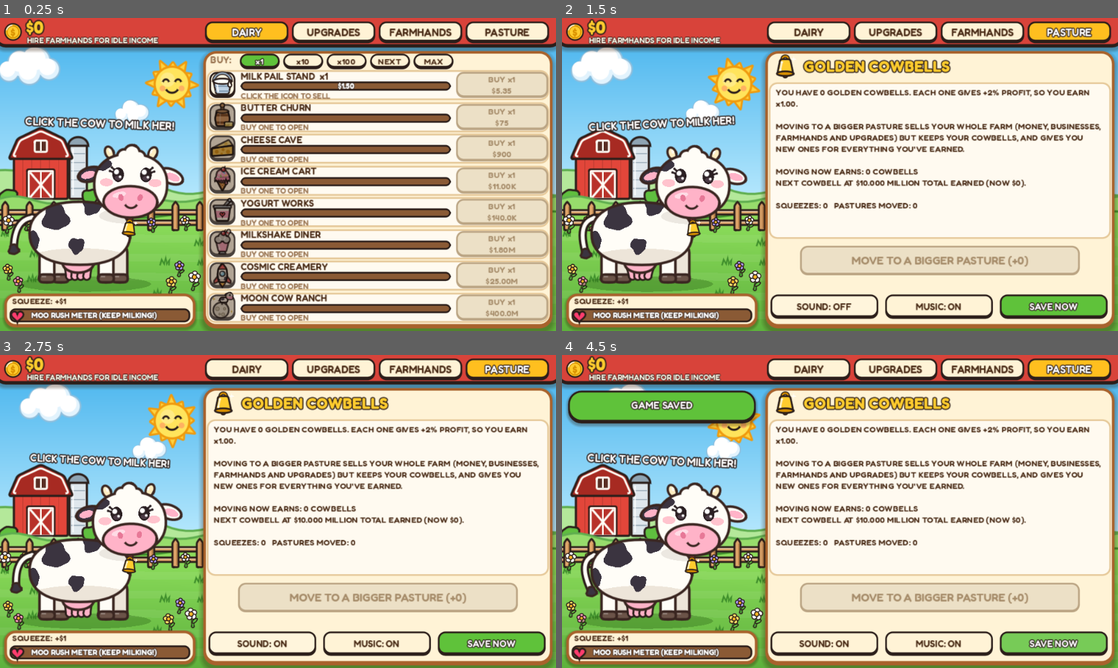
Above: before the commit, frames 1-4 (two rows, left to right).
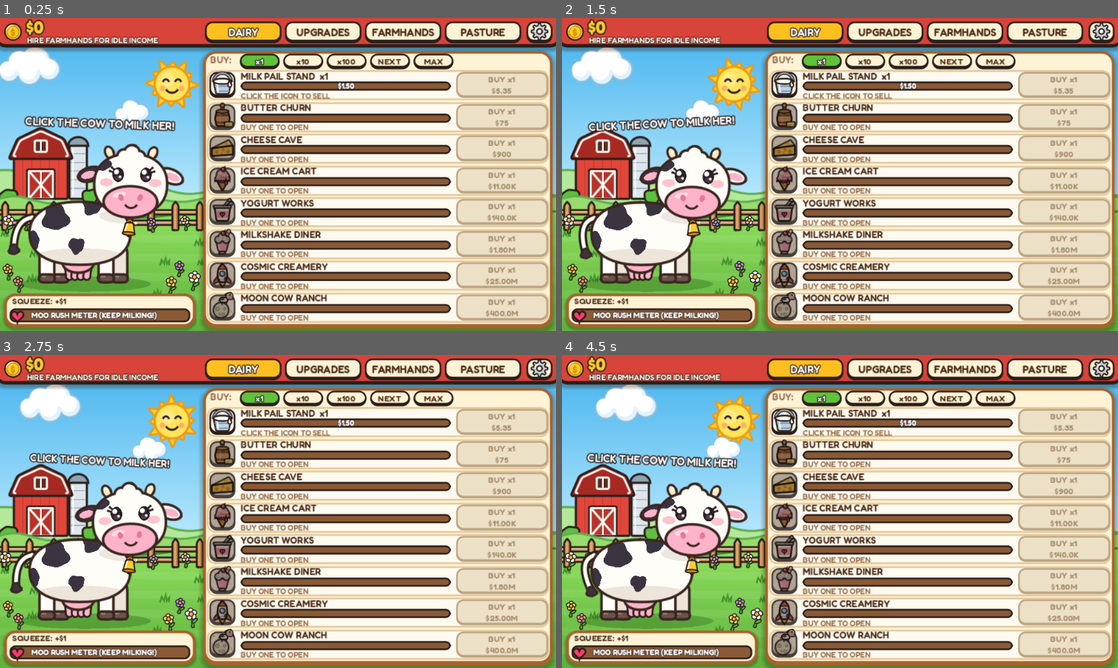
Above: after the commit, the same moments.

Repository: mwgit993/idlegame
Game: Godot game, scene res://scenes/main.tscn
Two runs of this game, one before a commit and one after it. Both use one fixed random seed, a clock stepped at 60 frames per second and the inputs below.
Inputs (mouse positions are in pixels of both pictures, inside the frame that each line leads up to):
- Up to frame 1 (0.25 s): no input
- Up to frame 2 (1.5 s): click (1101, 33) at 0.52 s; click (823, 305) at 1.25 s, where only the run before the commit has a clickable "SOUND: ON"
- Up to frame 3 (2.75 s): click (261, 642) at 2 s, where only the run before the commit has a clickable "SOUND: OFF"
- Up to frame 4 (4.5 s): click (940, 642) at 2.75 s, where only the run before the commit has a clickable "MUSIC: ON"; click (940, 642) at 3.5 s, where only the run before the commit has a clickable "MUSIC: OFF"; click (1051, 642) at 4.25 s, where only the run before the commit has a clickable "SAVE NOW"

The runs differ from the first frame. In frame 1, 1.9% of the frame differs, in the area x 41-100%, y 1-9%; in frame 2, 43%; in frame 3, 43%; in frame 4, 47%, in the area x 0-100%, y 1-98%.

Commit message:
Add a settings button: fullscreen, music and sound volume, number style
A gear at the right end of the top bar (the tabs got 8 px narrower to make
room) opens a SETTINGS popup:
- DISPLAY: windowed / fullscreen (also F11), saved and applied at startup
- MUSIC and SOUND: volume in 10% steps from OFF to 100%
- NUMBERS: $1.500 BILLION / $1.50B / $1.500e9 for numbers from a million up
- SAVE NOW, and DONE

The SOUND / MUSIC / SAVE NOW row moves off the PASTURE tab into the popup.
The popup is modal like the welcome-back one and works with a controller:
it takes the selection, B / Esc / DONE / a click outside close it, and START
opens it from anywhere.

Fmt gets a hand-built Fmt.sci: GDScript's % has no %e, so the old fallback
past duodecillion ("%.3e") raised a script error instead of a number.

Smoke test: _smoke_check_settings covers opening from the gear and START,
the selection staying inside, volume steps and limits, every number style,
the fullscreen flag, save + load, and every way to close.

Co-Authored-By: Claude Opus 5.5 <noreply@anthropic.com>
Claude-Session: https://claude.ai/code/session_01QzWfS8HhLXZgxrKCXtHNUQ

Diff:
--- a/scripts/autoload/farm.gd
+++ b/scripts/autoload/farm.gd
@@ -5,6 +5,7 @@
 # clicks. Balance numbers are in game_data.gd.
 
 const Data = preload("res://scripts/game_data.gd")
+const Fmt = preload("res://scripts/num_fmt.gd")
 const SAVE_VERSION: int = 1
 const AUTOSAVE_SECONDS: float = 10.0
 
@@ -30,6 +31,7 @@
 var rush_left: float = 0.0
 var sfx_volume: float = 0.8
 var music_volume: float = 0.6
+var fullscreen: bool = false  # Settings -> DISPLAY; apply_display() applies it
 var last_offline_earned: float = 0.0
 var last_offline_seconds: int = 0
 
@@ -44,6 +46,26 @@
 	reset_pasture()
 	if "--smoke-test" not in OS.get_cmdline_user_args():
 		load_game()
+		apply_display()
+
+
+# Puts the window in or out of fullscreen to match `fullscreen`. A maximized window counts as
+# windowed and is left alone.
+func apply_display() -> void:
+	if DisplayServer.get_name() == "headless":
+		return
+	var mode: DisplayServer.WindowMode = DisplayServer.window_get_mode()
+	var is_fs: bool = mode == DisplayServer.WINDOW_MODE_FULLSCREEN or mode == DisplayServer.WINDOW_MODE_EXCLUSIVE_FULLSCREEN
+	if is_fs != fullscreen:
+		DisplayServer.window_set_mode(DisplayServer.WINDOW_MODE_FULLSCREEN if fullscreen else DisplayServer.WINDOW_MODE_WINDOWED)
+
+
+# True if the window is fullscreen right now (the player may have used the OS's own button).
+func window_is_fullscreen() -> bool:
+	if DisplayServer.get_name() == "headless":
+		return fullscreen
+	var mode: DisplayServer.WindowMode = DisplayServer.window_get_mode()
+	return mode == DisplayServer.WINDOW_MODE_FULLSCREEN or mode == DisplayServer.WINDOW_MODE_EXCLUSIVE_FULLSCREEN
 
 
 func biz_count() -> int:
@@ -342,6 +364,8 @@
 		"pastures_moved": pastures_moved,
 		"sfx_volume": sfx_volume,
 		"music_volume": music_volume,
+		"fullscreen": fullscreen,
+		"number_style": Fmt.style,
 	}
 	var f: FileAccess = FileAccess.open(save_path, FileAccess.WRITE)
 	if f == null:
@@ -388,6 +412,8 @@
 	pastures_moved = int(d.get("pastures_moved", 0))
 	sfx_volume = clampf(float(d.get("sfx_volume", 0.8)), 0.0, 1.0)
 	music_volume = clampf(float(d.get("music_volume", 0.6)), 0.0, 1.0)
+	fullscreen = bool(d.get("fullscreen", false))
+	Fmt.style = clampi(int(d.get("number_style", 0)), 0, Fmt.STYLE_COUNT - 1)
 	var saved_at: int = int(d.get("saved_at", 0))
 	var away: int = int(Time.get_unix_time_from_system()) - saved_at
 	if saved_at > 0 and away > 0:
--- a/scripts/autoload/pixel_art.gd
+++ b/scripts/autoload/pixel_art.gd
@@ -22,7 +22,7 @@
 
 const ICONS: Array[String] = [
 	"pail", "churn", "cheese", "icecream", "yogurt", "diner", "cosmic", "moon",
-	"coin", "bell", "farmhand", "drop", "star",
+	"coin", "bell", "farmhand", "drop", "star", "gear",
 ]
 const LW: float = 2.2  # icon outline width, in the 32-unit icon box
 const WGHT_TAG: int = 0x77676874  # OpenType 'wght' axis
@@ -225,6 +225,8 @@
 			_icon_drop(ci)
 		"star":
 			_icon_star(ci)
+		"gear":
+			_icon_gear(ci)
 		_:
 			push_warning("Art.draw_icon: unknown icon '%s'" % id)
 			_icon_coin(ci)
@@ -464,6 +466,21 @@
 	ci.draw_arc(Vector2(0, 3.5), 2.6, 0.2 * PI, 0.8 * PI, 8, INK, 1.4, true)
 
 
+# The settings button: a chunky 8-tooth cog with a cream hole.
+func _icon_gear(ci: CanvasItem) -> void:
+	var pts: PackedVector2Array = PackedVector2Array()
+	var step: float = TAU / 8.0
+	for i: int in range(8):
+		var a: float = step * float(i)
+		pts.append(Vector2.from_angle(a - step * 0.3) * 10.5)
+		pts.append(Vector2.from_angle(a - step * 0.18) * 14.5)
+		pts.append(Vector2.from_angle(a + step * 0.18) * 14.5)
+		pts.append(Vector2.from_angle(a + step * 0.3) * 10.5)
+	fill(ci, round_poly(pts, 1.4, 2), Color("#c4ced8"))
+	ci.draw_arc(Vector2.ZERO, 8.0, PI * 1.05, PI * 1.45, 8, Color(1, 1, 1, 0.75), 2.0, true)
+	fill(ci, ellipse(Vector2.ZERO, 4.6, 4.6), Color("#fff3d6"))
+
+
 # A twinkly four-point star (the cow and the farm use it too).
 func sparkle(ci: CanvasItem, c: Vector2, r: float, col: Color) -> void:
 	ci.draw_colored_polygon(round_poly(star(c, r, r * 0.32, 4, 0.0), r * 0.15, 2), col)
--- a/scripts/main.gd
+++ b/scripts/main.gd
@@ -87,8 +87,16 @@
 var hand_sub_lbls: Array[Label] = []
 var pasture_lbl: Label
 var move_btn: Button
-var sfx_btn: Button
-var music_btn: Button
+var settings_btn: Button             # the gear at the right end of the top bar
+var settings_panel: Control
+var settings_card: Panel
+var set_display_btn: Button
+var set_music_lbl: Label
+var set_sfx_lbl: Label
+var set_music_btns: Array[Button] = []  # [-, +]
+var set_sfx_btns: Array[Button] = []    # [-, +]
+var set_numbers_btn: Button
+var _settings_done_btn: Button
 # Welcome-back popup
 var offline_panel: Control
 var offline_card: Panel
@@ -344,6 +352,7 @@
 	toast_lbl.autowrap_mode = TextServer.AUTOWRAP_WORD_SMART
 
 	_build_offline_popup()
+	_build_settings_popup()
 	nav_hl = _canvas(ui, Rect2(0.0, 0.0, W, H), func(_c: Control) -> void: _draw_nav())
 
 
@@ -383,9 +392,14 @@
 	money_lbl.vertical_alignment = VERTICAL_ALIGNMENT_CENTER
 	rate_lbl = _label(ui, Vector2(31.0, 20.0), Vector2(200.0, 12.0), "", COL_LIGHT, FS_SMALL, 3)
 	for t: int in range(4):
-		var b: Button = _button(ui, Vector2(RX - 4.0 + float(t) * 100.0, 4.0), Vector2(96.0, 25.0), TAB_NAMES[t], _set_tab.bind(t), "cream", 12)
+		var b: Button = _button(ui, Vector2(RX - 4.0 + float(t) * 92.0, 4.0), Vector2(88.0, 25.0), TAB_NAMES[t], _set_tab.bind(t), "cream", 12)
 		b.draw.connect(_draw_tab_badge.bind(b, t))
 		tab_btns.append(b)
+	settings_btn = _button(ui, Vector2(RX - 4.0 + 4.0 * 92.0 + 2.0, 4.0), Vector2(30.0, 25.0), "", _open_settings, "cream", 12)
+	settings_btn.tooltip_text = "SETTINGS"
+	settings_btn.draw.connect(func() -> void:
+		var dy: float = 1.0 if settings_btn.button_pressed else 0.0
+		Art.draw_icon(settings_btn, "gear", settings_btn.size * 0.5 + Vector2(0.0, dy - 1.0), 21.0))
 
 
 func _row_card(page: Control, ry: float, h: float) -> Panel:
@@ -459,18 +473,11 @@
 	var title: Label = _label(page, Vector2(RX + 38.0, 42.0), Vector2(300.0, 28.0), "GOLDEN COWBELLS", COL_GOLD, 18, 5)
 	title.add_theme_font_override("font", Art.font_bold)
 	title.vertical_alignment = VERTICAL_ALIGNMENT_CENTER
-	_row_card(page, 74.0, 180.0)
-	pasture_lbl = _label(page, Vector2(RX + 6.0, 79.0), Vector2(380.0, 172.0), "", COL_TEXT, 10)
+	_row_card(page, 74.0, 214.0)
+	pasture_lbl = _label(page, Vector2(RX + 6.0, 79.0), Vector2(380.0, 206.0), "", COL_TEXT, 10)
 	pasture_lbl.autowrap_mode = TextServer.AUTOWRAP_WORD_SMART
 	pasture_lbl.add_theme_constant_override("line_spacing", 0)
-	move_btn = _button(page, Vector2(RX + 34.0, 262.0), Vector2(322.0, 34.0), "", _on_move_pasture, "gold", 13)
-	sfx_btn = _button(page, Vector2(RX, 318.0), Vector2(124.0, 28.0), "", _on_sfx_toggle, "cream", 11)
-	music_btn = _button(page, Vector2(RX + 132.0, 318.0), Vector2(124.0, 28.0), "", _on_music_toggle, "cream", 11)
-	_button(page, Vector2(RX + 264.0, 318.0), Vector2(124.0, 28.0), "SAVE NOW", func() -> void:
-		Farm.save_game()
-		Sfx.play("ui")
-		_toast("GAME SAVED", COL_GREEN)
-	, "green", 11)
+	move_btn = _button(page, Vector2(RX + 34.0, 302.0), Vector2(322.0, 38.0), "", _on_move_pasture, "gold", 13)
 
 
 func _build_offline_popup() -> void:
@@ -515,6 +522,132 @@
 	, "green", 16)
 
 
+# The gear's popup: DISPLAY (windowed / fullscreen), MUSIC and SOUND volume in 10% steps,
+# NUMBERS (how big numbers are written), SAVE NOW and DONE. Every change saves at once.
+func _build_settings_popup() -> void:
+	settings_panel = Control.new()
+	settings_panel.size = Vector2(W, H)
+	settings_panel.visible = false
+	ui.add_child(settings_panel)
+	var dim: ColorRect = ColorRect.new()
+	dim.size = Vector2(W, H)
+	dim.color = Color(0.1, 0.05, 0.02, 0.45)
+	dim.gui_input.connect(func(ev: InputEvent) -> void:  # a click outside the card closes it
+		if ev is InputEventMouseButton and (ev as InputEventMouseButton).pressed:
+			_close_settings())
+	settings_panel.add_child(dim)
+
+	settings_card = Panel.new()
+	settings_card.position = Vector2(170.0, 66.0)
+	settings_card.size = Vector2(300.0, 236.0)
+	settings_card.pivot_offset = settings_card.size * 0.5
+	settings_card.add_theme_stylebox_override("panel", _sb(COL_CREAM, COL_WOOD, 4, 18, 6, 10))
+	settings_panel.add_child(settings_card)
+	var ribbon: Panel = _panel(settings_card, Rect2(40.0, -16.0, 220.0, 38.0), _sb(COL_BARN, INK, 2, 12, 5, 3))
+	var title: Label = _label(ribbon, Vector2(0.0, 0.0), Vector2(220.0, 33.0), "SETTINGS", Color.WHITE, 20, 5)
+	title.add_theme_font_override("font", Art.font_bold)
+	title.horizontal_alignment = HORIZONTAL_ALIGNMENT_CENTER
+	title.vertical_alignment = VERTICAL_ALIGNMENT_CENTER
+
+	var names: Array[String] = ["DISPLAY", "MUSIC", "SOUND", "NUMBERS"]
+	for r: int in range(names.size()):
+		var lbl: Label = _label(settings_card, Vector2(20.0, 34.0 + 36.0 * float(r)), Vector2(100.0, 30.0), names[r], COL_TEXT, 12)
+		lbl.vertical_alignment = VERTICAL_ALIGNMENT_CENTER
+	set_display_btn = _button(settings_card, Vector2(122.0, 34.0), Vector2(160.0, 30.0), "", _toggle_fullscreen, "cream", 11)
+	for r: int in range(2):
+		var music: bool = r == 0
+		var y: float = 70.0 + 36.0 * float(r)
+		var minus: Button = _button(settings_card, Vector2(122.0, y), Vector2(38.0, 30.0), "-", _adjust_volume.bind(music, -1), "cream", 16)
+		var val: Label = _label(settings_card, Vector2(160.0, y), Vector2(84.0, 30.0), "", COL_TEXT, 13)
+		val.horizontal_alignment = HORIZONTAL_ALIGNMENT_CENTER
+		val.vertical_alignment = VERTICAL_ALIGNMENT_CENTER
+		var plus: Button = _button(settings_card, Vector2(244.0, y), Vector2(38.0, 30.0), "+", _adjust_volume.bind(music, 1), "cream", 16)
+		if music:
+			set_music_lbl = val
+			set_music_btns = [minus, plus]
+		else:
+			set_sfx_lbl = val
+			set_sfx_btns = [minus, plus]
+	set_numbers_btn = _button(settings_card, Vector2(122.0, 142.0), Vector2(160.0, 30.0), "", _cycle_number_style, "cream", 11)
+	_button(settings_card, Vector2(20.0, 188.0), Vector2(124.0, 32.0), "SAVE NOW", func() -> void:
+		Farm.save_game()
+		Sfx.play("ui")
+		_toast("GAME SAVED", COL_GREEN)
+	, "cream", 12)
+	_settings_done_btn = _button(settings_card, Vector2(156.0, 188.0), Vector2(126.0, 32.0), "DONE", _close_settings, "green", 14)
+
+
+func _open_settings() -> void:
+	if offline_panel.visible or settings_panel.visible:
+		return
+	Farm.fullscreen = Farm.window_is_fullscreen()
+	_refresh_settings()
+	settings_panel.visible = true
+	settings_card.scale = Vector2(0.5, 0.5)
+	var tw: Tween = settings_card.create_tween()
+	tw.tween_property(settings_card, "scale", Vector2.ONE, 0.35).set_trans(Tween.TRANS_BACK).set_ease(Tween.EASE_OUT)
+	Sfx.play("ui")
+
+
+func _close_settings() -> void:
+	if not settings_panel.visible:
+		return
+	settings_panel.visible = false
+	Sfx.play("ui", -6.0)
+
+
+func _refresh_settings() -> void:
+	set_display_btn.text = "FULLSCREEN" if Farm.fullscreen else "WINDOWED"
+	set_music_lbl.text = _volume_text(Farm.music_volume)
+	set_sfx_lbl.text = _volume_text(Farm.sfx_volume)
+	set_numbers_btn.text = Fmt.money(1.5e9)
+	_set_font_size(set_numbers_btn, _fit_size(set_numbers_btn.get_theme_font("font"), set_numbers_btn.text, set_numbers_btn.size.x - 16.0, 11, 8))
+	_refresh_all()
+
+
+func _volume_text(v: float) -> String:
+	return "OFF" if v <= 0.001 else "%d%%" % roundi(v * 100.0)
+
+
+func _toggle_fullscreen() -> void:
+	Farm.fullscreen = not Farm.window_is_fullscreen()
+	Farm.apply_display()
+	Farm.save_game()
+	Sfx.play("ui")
+	if settings_panel.visible:
+		_refresh_settings()
+
+
+# Music and sound move in 10% steps between OFF and 100%. The music player and Sfx read the
+# Farm values every time, so the change is heard at once (the click plays at the new level).
+func _adjust_volume(music: bool, dir: int) -> void:
+	var v: float = Farm.music_volume if music else Farm.sfx_volume
+	v = clampf(snappedf(v + 0.1 * float(dir), 0.1), 0.0, 1.0)
+	if music:
+		Farm.music_volume = v
+	else:
+		Farm.sfx_volume = v
+	Farm.save_game()
+	Sfx.play("ui")
+	_refresh_settings()
+
+
+func _cycle_number_style() -> void:
+	Fmt.style = (Fmt.style + 1) % Fmt.STYLE_COUNT
+	Farm.save_game()
+	Sfx.play("ui")
+	_refresh_settings()
+
+
+# The popup that owns the selection and input right now, or null.
+func _open_card() -> Control:
+	if offline_panel.visible:
+		return offline_card
+	if settings_panel.visible:
+		return settings_card
+	return null
+
+
 func _show_offline(amount: float, seconds: int) -> void:
 	offline_money_lbl.text = Fmt.money(amount)
 	_set_font_size(offline_money_lbl, _fit_size(offline_money_lbl.get_theme_font("font"), offline_money_lbl.text, offline_money_lbl.size.x, 26, 12))
@@ -570,8 +703,12 @@
 			KEY_ESCAPE:
 				if offline_panel.visible:
 					_nav_activate_button(_collect_btn)
+				elif settings_panel.visible:
+					_close_settings()
 				elif nav_on:
 					_nav_select(cow_btn)
+			KEY_F11:
+				_toggle_fullscreen()
 			KEY_B:
 				_set_buy_mode((buy_mode + 1) % BUY_MODES.size())
 			KEY_LEFT, KEY_RIGHT, KEY_UP, KEY_DOWN:
@@ -590,17 +727,25 @@
 				_nav_wake()
 				if offline_panel.visible:
 					_nav_activate_button(_collect_btn)
+				elif settings_panel.visible:
+					_close_settings()
 				elif nav_target != cow_btn:
 					_nav_select(cow_btn)
+			JOY_BUTTON_START:
+				_nav_wake()
+				if settings_panel.visible:
+					_close_settings()
+				else:
+					_open_settings()
 			JOY_BUTTON_X:
 				_on_squeeze()
 			JOY_BUTTON_Y:
 				_set_buy_mode((buy_mode + 1) % BUY_MODES.size())
 			JOY_BUTTON_LEFT_SHOULDER:
-				if not offline_panel.visible:
+				if _open_card() == null:
 					_set_tab((int(tab) + 3) % 4)
 			JOY_BUTTON_RIGHT_SHOULDER:
-				if not offline_panel.visible:
+				if _open_card() == null:
 					_set_tab((int(tab) + 1) % 4)
 			JOY_BUTTON_DPAD_UP:
 				_nav_tap = Vector2i.UP
@@ -739,7 +884,8 @@
 # buttons can.
 func _nav_targets() -> Array[Control]:
 	var out: Array[Control] = []
-	var root: Node = offline_card if offline_panel.visible else ui
+	var card: Control = _open_card()
+	var root: Node = card if card != null else ui
 	for n: Node in root.find_children("*", "Button", true, false):
 		var b: Button = n as Button
 		if b.is_visible_in_tree():
@@ -750,10 +896,11 @@
 # Keeps the selection on something that can be pressed: into the popup while it is open,
 # back to where it was when it closes, and to the nearest button when a page changes.
 func _nav_validate() -> void:
-	if offline_panel.visible:
-		if nav_target == null or not offline_card.is_ancestor_of(nav_target):
+	var card: Control = _open_card()
+	if card != null:
+		if nav_target == null or not card.is_ancestor_of(nav_target):
 			_nav_saved = nav_target
-			nav_target = _collect_btn
+			nav_target = _collect_btn if card == offline_card else set_display_btn
 		return
 	if nav_target != null and is_instance_valid(nav_target) and nav_target.is_visible_in_tree():
 		return
@@ -791,7 +938,7 @@
 func _nav_step(d: Vector2i) -> void:
 	if not _nav_wake():
 		return
-	if nav_target == cow_btn and not offline_panel.visible:
+	if nav_target == cow_btn and _open_card() == null:
 		if d == Vector2i.UP:
 			_nav_select(tab_btns[int(tab)])
 			return
@@ -937,21 +1084,6 @@
 		Sfx.play("cant", -10.0)
 
 
-func _on_sfx_toggle() -> void:
-	Farm.sfx_volume = 0.0 if Farm.sfx_volume > 0.0 else 0.8
-	Farm.save_game()
-	Sfx.play("ui")
-	_refresh_all()
-
-
-# The music player reads Farm.music_volume; this only flips and saves it.
-func _on_music_toggle() -> void:
-	Farm.music_volume = 0.0 if Farm.music_volume > 0.0 else 0.6
-	Farm.save_game()
-	Sfx.play("ui")
-	_refresh_all()
-
-
 func _on_milestone(i: int, count: int) -> void:
 	var speed: bool = count in Data.SPEED_MILESTONES
 	_toast("%s x%d: %s!" % [String(Farm.biz(i)["name"]), count, "DOUBLE SPEED" if speed else "DOUBLE PROFITS"], Color("#f0a800"))
@@ -1133,8 +1265,6 @@
 	move_btn.text = "MOVE TO A BIGGER PASTURE (+%d)" % claim
 	_set_font_size(move_btn, _fit_size(move_btn.get_theme_font("font"), move_btn.text, move_btn.size.x - 18.0, 13, 8))
 	_set_enabled(move_btn, claim > 0)
-	sfx_btn.text = "SOUND: %s" % ("ON" if Farm.sfx_volume > 0.0 else "OFF")
-	music_btn.text = "MUSIC: %s" % ("ON" if Farm.music_volume > 0.0 else "OFF")
 
 
 # =========================================================================================
@@ -1369,12 +1499,8 @@
 	# Controller and arrow-key selection, driven with synthetic input events.
 	ok = _smoke_check_nav() and ok
 
-	# Settings: the music toggle flips Farm.music_volume between 0.6 and 0.0.
-	Farm.music_volume = 0.6
-	_on_music_toggle()
-	ok = _check(Farm.music_volume == 0.0, "MUSIC: OFF should set music_volume to 0") and ok
-	_on_music_toggle()
-	ok = _check(is_equal_approx(Farm.music_volume, 0.6), "MUSIC: ON should set music_volume to 0.6") and ok
+	# The settings popup and number styles.
+	ok = _smoke_check_settings() and ok
 
 	# Save and load.
 	Farm.money = 123456.0
@@ -1477,6 +1603,93 @@
 	up.physical_keycode = key
 	_smoke_send(up)
 	_nav_update(0.016)
+
+
+# The gear opens SETTINGS, which takes the selection and keeps it; MUSIC and SOUND step by 10%
+# and stop at OFF and 100%; NUMBERS cycles Fmt.style; DISPLAY flips Farm.fullscreen; all of it
+# survives save + load; B, Esc and DONE close it, and START opens it from anywhere.
+func _smoke_check_settings() -> bool:
+	var ok: bool = true
+	_set_tab(Tab.DAIRY)
+	_nav_pad = true
+	nav_on = true
+	_nav_select(settings_btn)
+	_smoke_press(JOY_BUTTON_A)
+	_nav_update(0.016)
+	ok = _check(settings_panel.visible and nav_target == set_display_btn, "A on the gear should open settings and select DISPLAY") and ok
+	for d: JoyButton in [JOY_BUTTON_DPAD_UP, JOY_BUTTON_DPAD_LEFT, JOY_BUTTON_DPAD_DOWN, JOY_BUTTON_DPAD_DOWN,
+			JOY_BUTTON_DPAD_DOWN, JOY_BUTTON_DPAD_DOWN, JOY_BUTTON_DPAD_DOWN]:
+		_smoke_dpad(d)
+		ok = _check(settings_card.is_ancestor_of(nav_target), "the selection left the settings popup") and ok
+	ok = _check(nav_target == _settings_done_btn, "d-pad down through settings should end on DONE") and ok
+	for d: JoyButton in [JOY_BUTTON_DPAD_RIGHT, JOY_BUTTON_DPAD_UP, JOY_BUTTON_DPAD_UP, JOY_BUTTON_DPAD_UP, JOY_BUTTON_DPAD_UP]:
+		_smoke_dpad(d)
+		ok = _check(settings_card.is_ancestor_of(nav_target), "the selection left the settings popup") and ok
+	var tab_before: Tab = tab
+	_smoke_press(JOY_BUTTON_RIGHT_SHOULDER)
+	ok = _check(tab == tab_before, "RB switched tabs behind the settings popup") and ok
+
+	Farm.music_volume = 0.6
+	_nav_activate_button(set_music_btns[1])
+	ok = _check(is_equal_approx(Farm.music_volume, 0.7) and set_music_lbl.text == "70%", "MUSIC + should go 60% -> 70%") and ok
+	for k: int in range(12):
+		_nav_activate_button(set_music_btns[0])
+	ok = _check(Farm.music_volume == 0.0 and set_music_lbl.text == "OFF", "MUSIC - should stop at OFF") and ok
+	for k: int in range(12):
+		_nav_activate_button(set_music_btns[1])
+	ok = _check(Farm.music_volume == 1.0 and set_music_lbl.text == "100%", "MUSIC + should stop at 100%") and ok
+	Farm.sfx_volume = 0.8
+	_nav_activate_button(set_sfx_btns[0])
+	ok = _check(is_equal_approx(Farm.sfx_volume, 0.7) and set_sfx_lbl.text == "70%", "SOUND - should go 80% -> 70%") and ok
+
+	Fmt.style = Fmt.Style.WORDS
+	ok = _check(Fmt.money(3.2e9) == "$3.200 BILLION" and Fmt.short(3.2e9) == "3.20B", "WORDS style") and ok
+	_nav_activate_button(set_numbers_btn)
+	ok = _check(Fmt.style == Fmt.Style.SHORT and Fmt.money(3.2e9) == "$3.20B" and set_numbers_btn.text == "$1.50B", "SHORT style (got %s)" % Fmt.money(3.2e9)) and ok
+	_nav_activate_button(set_numbers_btn)
+	ok = _check(Fmt.style == Fmt.Style.SCIENTIFIC and Fmt.money(3.2e9) == "$3.200e9" and Fmt.short(3.2e9) == "3.20e9", "SCIENTIFIC style (got %s / %s)" % [Fmt.money(3.2e9), Fmt.short(3.2e9)]) and ok
+	ok = _check(Fmt.money(12345.0) == "$12,345" and Fmt.short(950.0) == "950", "small numbers should look the same in every style") and ok
+	ok = _check(Fmt.sci(9.9996e8, 3) == "1.000e9" and Fmt.sci(1.0e9, 2) == "1.00e9" and Fmt.sci(-2.5e7, 1) == "-2.5e7", "Fmt.sci rounding (got %s, %s, %s)" % [Fmt.sci(9.9996e8, 3), Fmt.sci(1.0e9, 2), Fmt.sci(-2.5e7, 1)]) and ok
+	_nav_activate_button(set_numbers_btn)
+	ok = _check(Fmt.style == Fmt.Style.WORDS and Fmt.money(5.0e45) == "$5.000e45" and Fmt.short(5.0e45) == "5.00e45", "past duodecillion WORDS should fall back to e-notation (got %s)" % Fmt.money(5.0e45)) and ok
+
+	Farm.fullscreen = false
+	_nav_activate_button(set_display_btn)
+	ok = _check(Farm.fullscreen and set_display_btn.text == "FULLSCREEN", "DISPLAY should switch to FULLSCREEN") and ok
+	_nav_activate_button(set_display_btn)
+	ok = _check(not Farm.fullscreen and set_display_btn.text == "WINDOWED", "DISPLAY should switch back to WINDOWED") and ok
+
+	Farm.fullscreen = true
+	Fmt.style = Fmt.Style.SCIENTIFIC
+	Farm.music_volume = 0.3
+	Farm.sfx_volume = 0.9
+	Farm.save_game()
+	Farm.fullscreen = false
+	Fmt.style = Fmt.Style.WORDS
+	Farm.music_volume = 0.6
+	Farm.sfx_volume = 0.8
+	Farm.load_game()
+	ok = _check(Farm.fullscreen and Fmt.style == Fmt.Style.SCIENTIFIC and is_equal_approx(Farm.music_volume, 0.3) and is_equal_approx(Farm.sfx_volume, 0.9), "settings did not survive save + load") and ok
+	Farm.fullscreen = false
+	Fmt.style = Fmt.Style.WORDS
+	Farm.music_volume = 0.6
+	Farm.sfx_volume = 0.8
+
+	_smoke_press(JOY_BUTTON_B)
+	_nav_update(0.016)
+	ok = _check(not settings_panel.visible and nav_target == settings_btn, "B should close settings and return to the gear") and ok
+	_nav_select(tab_btns[1])
+	_smoke_press(JOY_BUTTON_START)
+	_nav_update(0.016)
+	ok = _check(settings_panel.visible and nav_target == set_display_btn, "START should open settings") and ok
+	_smoke_key(KEY_ESCAPE)
+	ok = _check(not settings_panel.visible and nav_target == tab_btns[1], "Esc should close settings and restore the selection") and ok
+	_open_settings()
+	_nav_activate_button(_settings_done_btn)
+	ok = _check(not settings_panel.visible, "DONE should close settings") and ok
+	nav_target = cow_btn
+	nav_on = false
+	return ok
 
 
 func _smoke_check_nav() -> bool:
--- a/scripts/num_fmt.gd
+++ b/scripts/num_fmt.gd
@@ -5,12 +5,21 @@
 #   money(3.2e9)       -> "$3.200 BILLION"
 #   short(3.2e9)       -> "3.20B"         (for buttons)
 #   duration(3725.0)   -> "1H 02M"
+# Settings -> NUMBERS switches big numbers (a million and up) between three styles; Farm
+# saves the choice in `style`:
+#   WORDS       money(3.2e9) -> "$3.200 BILLION"   short(3.2e9) -> "3.20B"
+#   SHORT       money(3.2e9) -> "$3.20B"           short(3.2e9) -> "3.20B"
+#   SCIENTIFIC  money(3.2e9) -> "$3.200e9"         short(3.2e9) -> "3.20e9"
 
 const BIG_NAMES: Array[String] = [
 	"MILLION", "BILLION", "TRILLION", "QUADRILLION", "QUINTILLION", "SEXTILLION",
 	"SEPTILLION", "OCTILLION", "NONILLION", "DECILLION", "UNDECILLION", "DUODECILLION",
 ]
 const SHORT_NAMES: Array[String] = ["K", "M", "B", "T", "Qa", "Qi", "Sx", "Sp", "Oc", "No", "Dc", "Ud", "Dd"]
+
+enum Style { WORDS, SHORT, SCIENTIFIC }
+const STYLE_COUNT: int = 3
+static var style: int = Style.WORDS
 
 
 static func commas(n: float) -> String:
@@ -30,9 +39,13 @@
 		if absf(n) < 100.0 and absf(n - floor(n)) > 0.004:
 			return "%.2f" % n
 		return commas(n)
+	if style == Style.SHORT:
+		return short(n)
+	if style == Style.SCIENTIFIC:
+		return sci(n, 3)
 	var tier: int = int(floor(log(absf(n)) / log(1000.0))) - 2
 	if tier >= BIG_NAMES.size():
-		return "%.3e" % n
+		return sci(n, 3)
 	var scaled: float = n / pow(1000.0, float(tier + 2))
 	return "%.3f %s" % [scaled, BIG_NAMES[tier]]
 
@@ -46,12 +59,30 @@
 		if absf(n) < 100.0 and absf(n - floor(n)) > 0.004:
 			return "%.2f" % n
 		return str(int(floor(n)))
+	if style == Style.SCIENTIFIC and absf(n) >= 1.0e6:
+		return sci(n, 2)
 	var tier: int = int(floor(log(absf(n)) / log(1000.0))) - 1
 	if tier >= SHORT_NAMES.size():
-		return "%.2e" % n
+		return sci(n, 2)
 	var scaled: float = n / pow(1000.0, float(tier + 1))
 	var digits: String = "%.2f" if scaled < 100.0 else "%.1f"
 	return (digits % scaled) + SHORT_NAMES[tier]
+
+
+# 3.2e9 -> "3.20e9" with 2 decimals. GDScript's % has no %e (it errors), so build it by hand.
+static func sci(n: float, decimals: int) -> String:
+	if n == 0.0:
+		return "0"
+	var fmt: String = "%." + str(decimals) + "f"
+	var e: int = int(floor(log(absf(n)) / log(10.0)))
+	var mant: String = fmt % (n / pow(10.0, float(e)))
+	if absf(float(mant)) >= 10.0:  # log rounding, or 9.9996 rounding up to "10.000"
+		e += 1
+		mant = fmt % (n / pow(10.0, float(e)))
+	elif absf(float(mant)) < 1.0:
+		e -= 1
+		mant = fmt % (n / pow(10.0, float(e)))
+	return "%se%d" % [mant, e]
 
 
 static func short_money(n: float) -> String:
Not shown, changed: CLAUDE.md
